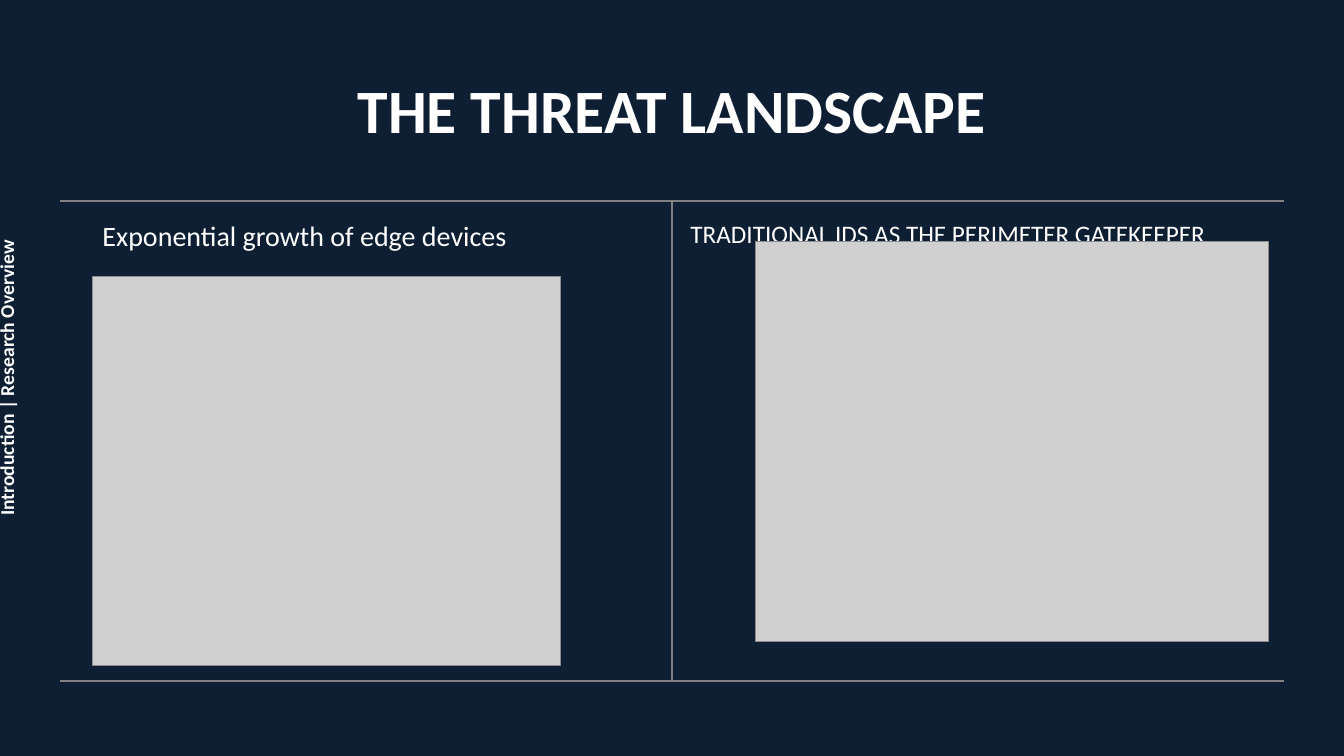
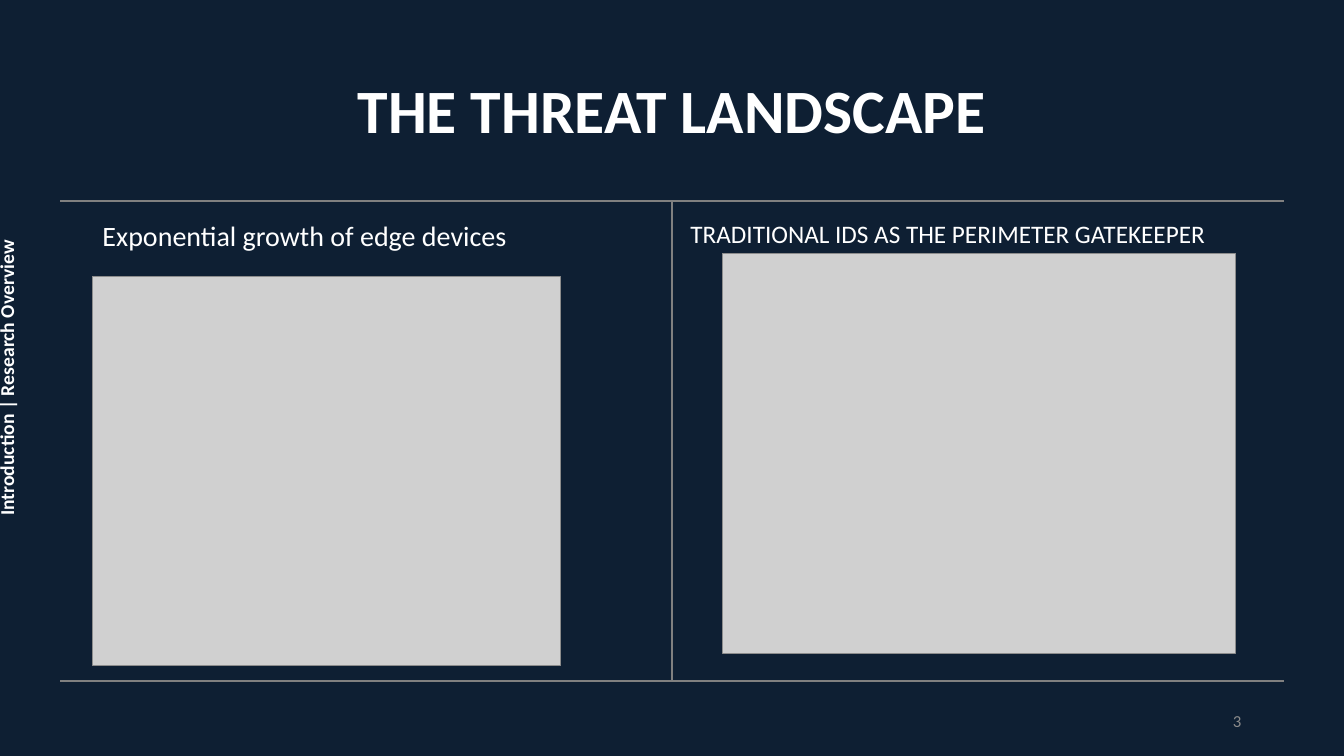
Before and after one commit to ghasemizade/research-gate, a slide deck: slide 3 of proposal-present-slides.pptx. Drawn at 1344x756 pixels with LibreOffice and Linux fonts; fonts in the diff are those of the drawing; grey boxes stand for pictures. Boxes give left, top, right and bottom in pixels: in the first picture for what was removed or moved away, otherwise in the second. Text is boxed around its words. In the diff, an @@ line names an element or a change of style, - is before the commit and + after.

```diff
--- a/proposal-present-slides.pptx
+++ b/proposal-present-slides.pptx
@@ picture: place and size @@
-picture at bbox=[755, 241, 1268, 641]
+picture at bbox=[723, 253, 1236, 653]
@@ page number added at bbox=[1233, 716, 1241, 727], 12 pt, text #8C8C8C @@
+3
```
Also in this commit, not shown: 6 other slides changed, 5 slides added, 1 other file.
